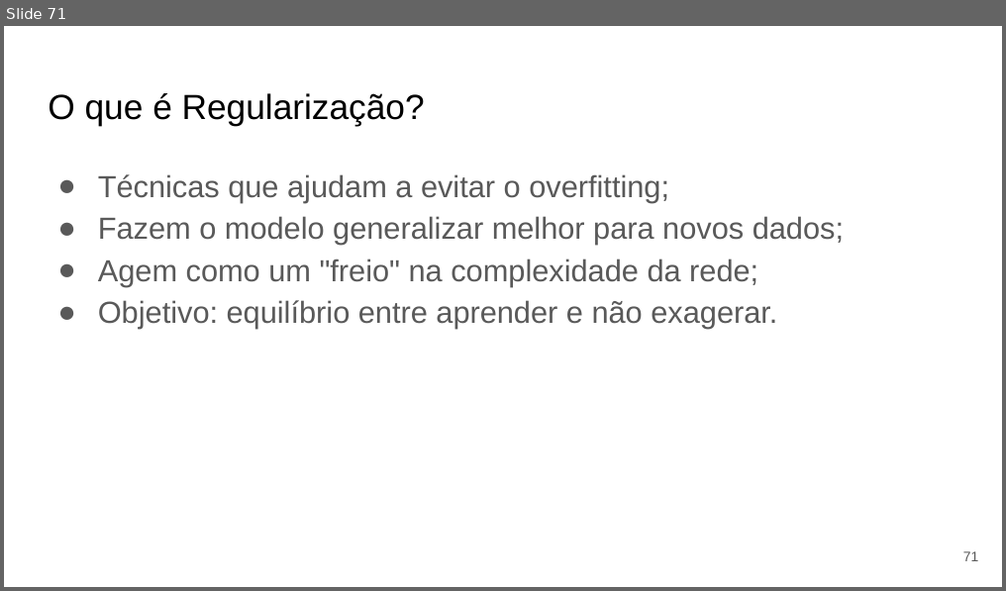
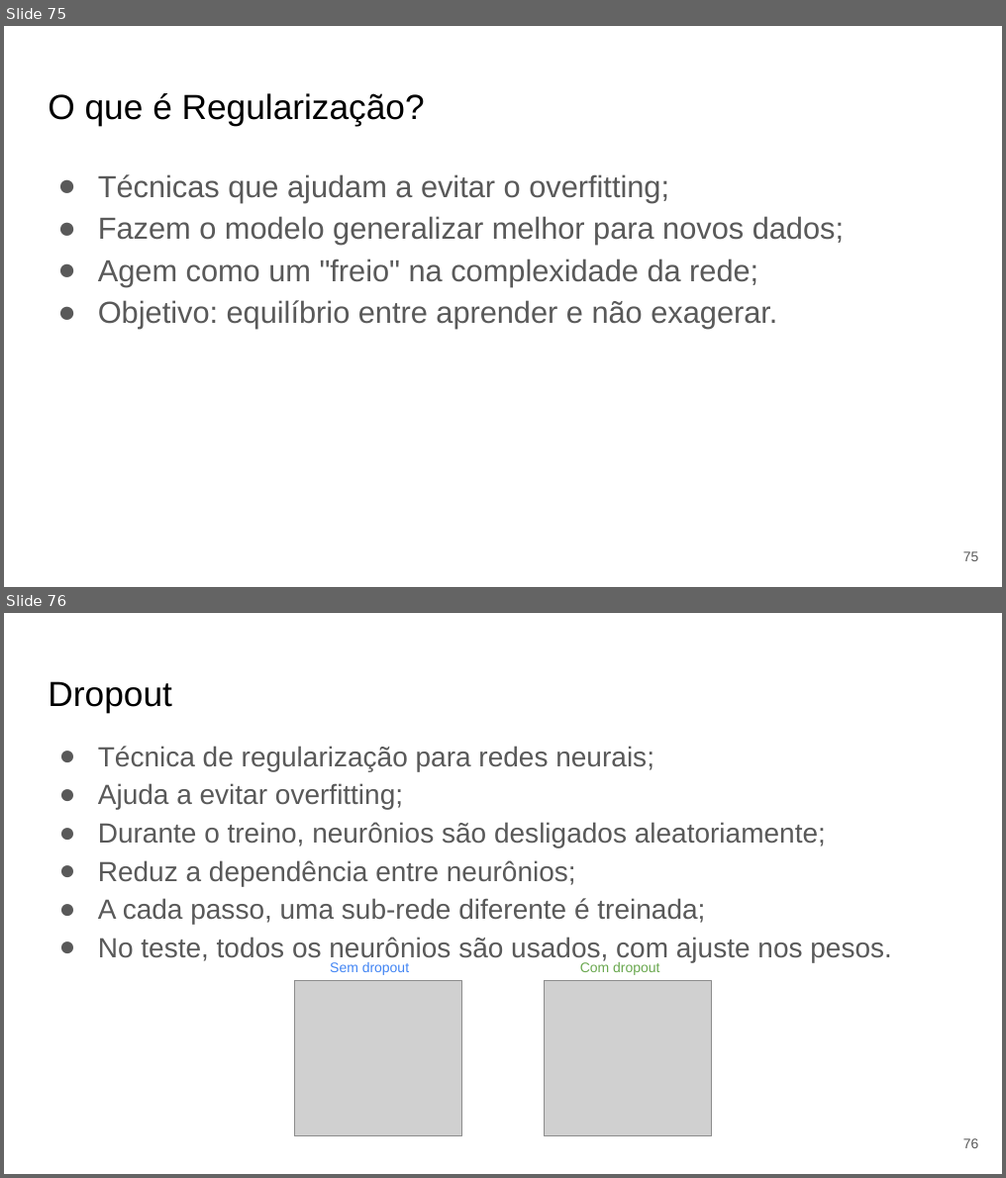
Before and after one commit to Redes-Neurais-2025-1/G5_DescidasGradiente_Fitting_Regularizacao, a slide deck: documentos/apresentacao.pptx. Shown one above the other, each under a label of ours: slide 71 before the commit, slides 75 and 76 after it. The pictures are 1006x591 and 1006x1178 pixels, drawn with LibreOffice and Linux fonts; fonts in the diff are those of the drawing; grey boxes stand for pictures. Boxes give left, top, right and bottom in pixels: in the first picture for what was removed or moved away, otherwise in the second. Text is boxed around its words. In the diff, an @@ line names an element or a change of style, - is before the commit and + after.

```diff
--- a/documentos/apresentacao.pptx
+++ b/documentos/apresentacao.pptx
@@ slide 76 added at [4, 613, 1002, 1174], background #FFFFFF @@
@@ title added at [48, 681, 171, 712], 25.2 pt, text #000000 @@
+Dropout
@@ text added at [98, 746, 892, 962], 20 pt, text #595959 @@
+● Técnica de regularização para redes neurais;
+● Ajuda a evitar overfitting;
+● Durante o treino, neurônios são desligados aleatoriamente;
+● Reduz a dependência entre neurônios;
+● A cada passo, uma sub-rede diferente é treinada;
+● No teste, todos os neurônios são usados, com ajuste nos pesos.
@@ group added at [294, 962, 712, 1136]: 2 pictures, 2 texts @@
+Sem dropout
+Com dropout
@@ page number added at [963, 1139, 979, 1149], 10 pt, text #595959 @@
+76
@@ what was slide 71 is now slide 75 @@
@@ page number at [963, 552, 979, 562]: text changed @@
-71
+75
```
Also in this commit, not shown: 24 slides changed, 13 other slides added, 4 slides removed, 1 other file.
